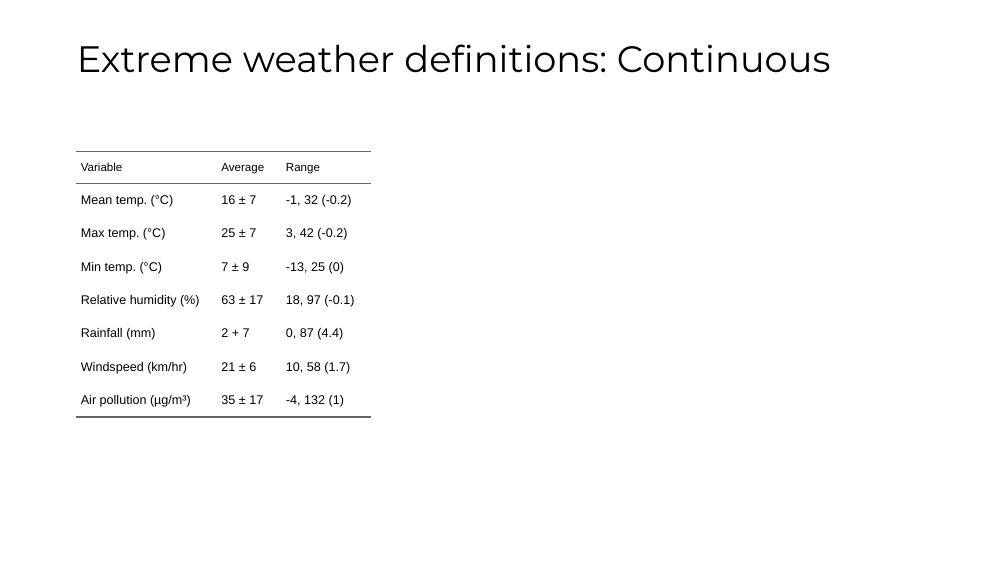
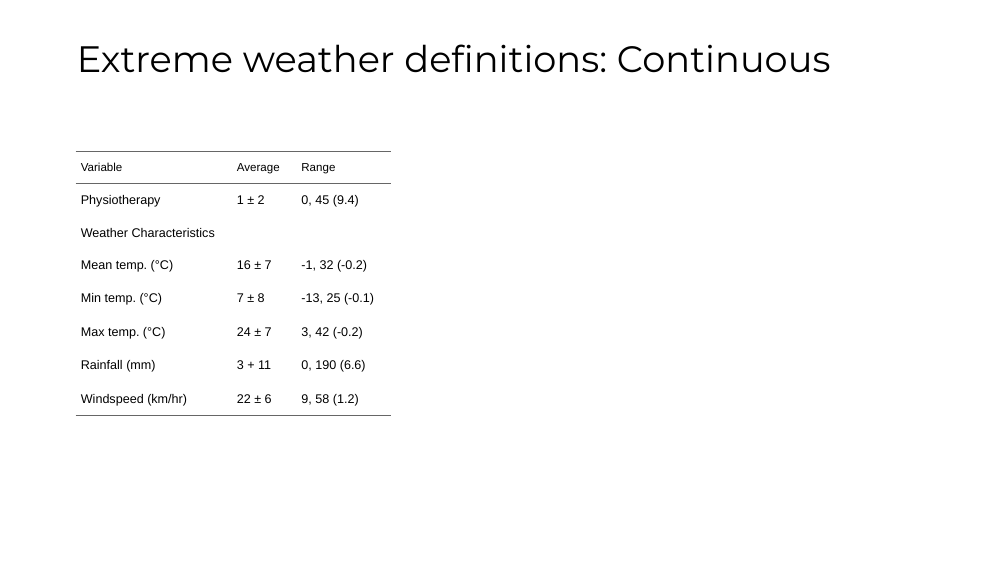
Before and after one commit to Claudia-Offner/hisp-climate-health-forecast, a slide deck: slide 7 of 1_Data/HISP_Himachal_Pradesh/- Reporting/PPT_Desc_Outputs.pptx (slide 5 before the commit). Drawn at 1008x567 pixels with LibreOffice and Linux fonts; fonts in the diff are those of the drawing. Boxes give left, top, right and bottom in pixels: in the first picture for what was removed or moved away, otherwise in the second. Text is boxed around its words. In the diff, an @@ line names an element or a change of style, - is before the commit and + after.

```diff
--- a/1_Data/HISP_Himachal_Pradesh/- Reporting/PPT_Desc_Outputs.pptx
+++ b/1_Data/HISP_Himachal_Pradesh/- Reporting/PPT_Desc_Outputs.pptx
@@ table at [76,151,390,567] @@
+row 2: Physiotherapy | 1 ± 2 | 0, 45 (9.4)
+row 3: Weather Characteristics |  | 
-row 3: Max temp. (°C) | 25 ± 7 | 3, 42 (-0.2)
-row 4: Min temp. (°C) | 7 ± 9 | -13, 25 (0)
-row 5: Relative humidity (%) | 63 ± 17 | 18, 97 (-0.1)
-row 6: Rainfall (mm) | 2 + 7 | 0, 87 (4.4)
-row 7: Windspeed (km/hr) | 21 ± 6 | 10, 58 (1.7)
-row 8: Air pollution (µg/m³) | 35 ± 17 | -4, 132 (1)
+row 5: Min temp. (°C) | 7 ± 8 | -13, 25 (-0.1)
+row 6: Max temp. (°C) | 24 ± 7 | 3, 42 (-0.2)
+row 7: Rainfall (mm) | 3 + 11 | 0, 190 (6.6)
+row 8: Windspeed (km/hr) | 22 ± 6 | 9, 58 (1.2)
@@ table: place and size @@
-table at [76,151,371,567]
+table at [76,151,390,567]
```
Also in this commit, not shown: 6 other slides changed, 2 slides added, 56 other files.
